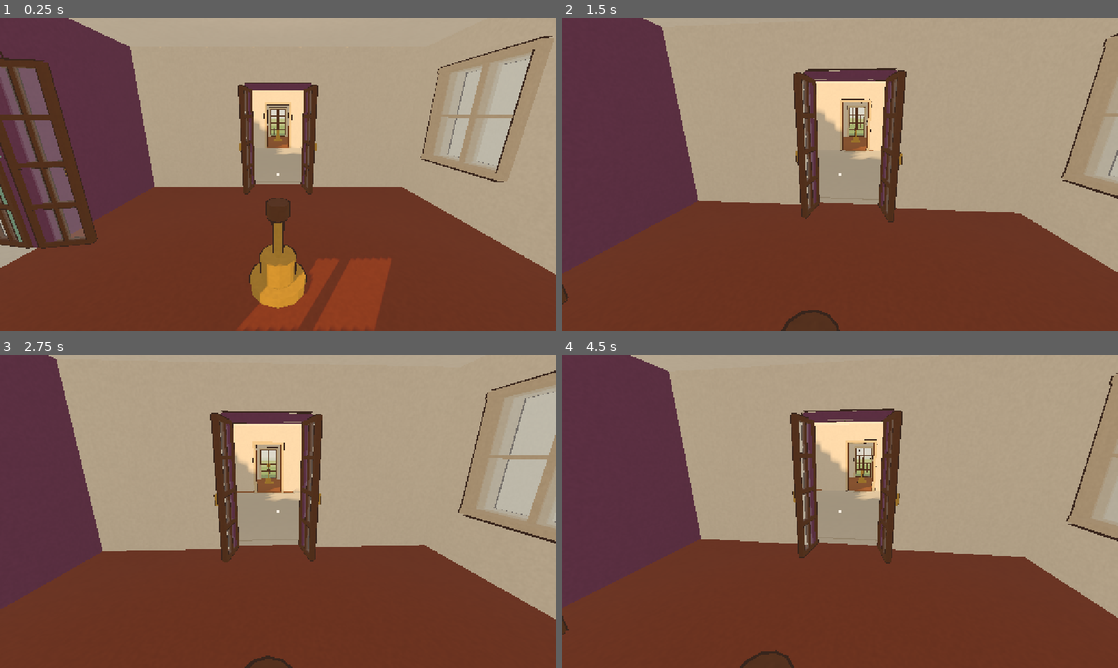
Above: before the commit, frames 1-4 (two rows, left to right).
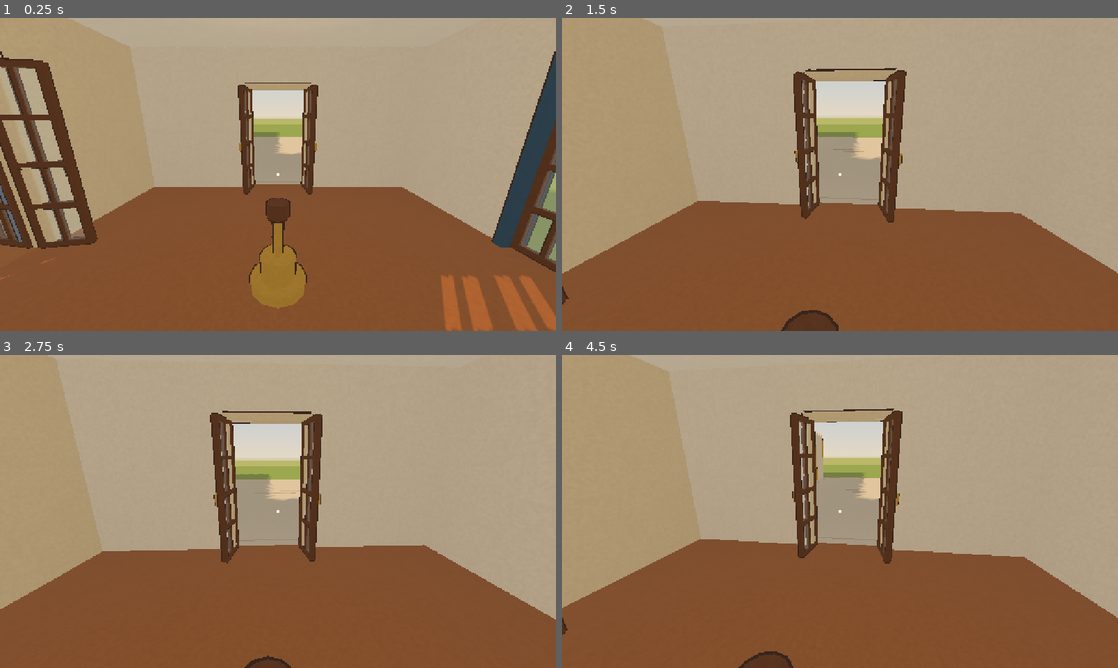
Above: after the commit, the same moments.

Repository: naturalnick/belvedere
Game: Godot game, scene res://scenes/manor.tscn
Two runs of this game, one before a commit and one after it. Both use one fixed random seed, a clock stepped at 60 frames per second and the inputs below.
Inputs (mouse positions are in pixels of both pictures, inside the frame that each line leads up to):
- Up to frame 1 (0.25 s): no input
- Up to frame 2 (1.5 s): tap Enter at 0.5 s; move the mouse to (867, 174) at 0.52 s; hold W from 0.53 s (still down); tap E at 0.6, 1.35 s; click (867, 174) at 0.67 s; move the mouse to (812, 174) at 1.27 s; click (812, 174) at 1.42 s
- Up to frame 3 (2.75 s): keep holding W; move the mouse to (289, 505) at 2.02 s; tap E at 2.1 s; click (289, 505) at 2.17 s
- Up to frame 4 (4.5 s): keep holding W; tap Space at 2.75 s; move the mouse to (834, 517) at 2.77 s; tap E at 2.85, 3.6, 4.35 s; click (834, 517) at 2.92 s; tap Enter at 3.5 s; move the mouse to (878, 514) at 3.52 s; click (878, 514) at 3.67 s; move the mouse to (795, 508) at 4.27 s; click (795, 508) at 4.42 s

The runs differ from the first frame. In frame 1, 55% of the frame differs, in the area x 0-100%, y 0-100%; in frame 2, 54%; in frame 3, 51%; in frame 4, 53%.

Commit message:
Prototype six rooms with three courtyards and lawn access

Diff:
--- a/scripts/manor.gd
+++ b/scripts/manor.gd
@@ -11,6 +11,7 @@
 var won := false
 var slides := 0
 var gap_floor: Node3D
+var gap_floors: Dictionary[int, Node3D] = {}
 var carpet: MeshInstance3D
 var seed_name := "random"
 var perimeter: Array[StaticBody3D] = []
@@ -18,17 +19,24 @@
 
 func _ready() -> void:
 	var demo := false
+	var classic := OS.get_cmdline_user_args().has("--classic")
+	if not classic:
+		seed_name = "courtyard"
 	for arg in OS.get_cmdline_user_args():
 		if arg.begins_with("--seed="):
 			seed_name = arg.trim_prefix("--seed=")
 		elif arg == "--demo":
 			demo = true
-	rules = ManorRules.from_seed(seed_name)
+	if not classic and seed_name not in ["courtyard", "A"]:
+		printerr("The courtyard prototype has one fixed start; use --classic for the old seed table.")
+		get_tree().quit(1)
+		return
+	rules = ManorRules.from_seed(seed_name) if classic else ManorRules.courtyard_start()
 	if rules == null:
 		get_tree().quit(1)
 		return
 	_build_world()
-	for id in ManorRules.HOME:
+	for id in rules.board:
 		if id == -1:
 			continue
 		var room := ManorRoom.new()
@@ -36,13 +44,19 @@
 		room.build(id)
 		room.position = ManorGeometry.center(rules.board.find(id))
 		rooms[id] = room
-	gap_floor = Node3D.new()
-	add_child(gap_floor)
-	ManorGeometry.box(gap_floor, Vector3(6.25, 0.2, 6.25), Vector3(0, -0.1, 0), ManorGeometry.material("DCD6C8", 0.0), true)
-	for d in 4:
-		var edge := ManorGeometry.box(gap_floor, Vector3(5.65, 0.008, 0.04), ManorGeometry.DIRECTIONS[d] * 2.825 + Vector3.UP * 0.004, ManorGeometry.material("C6BEAD", 0.0))
-		edge.rotation.y = -d * PI / 2.0
-	gap_floor.position = ManorGeometry.center(rules.board.find(-1)) + Vector3.DOWN * 0.02
+	for slot_index in 9:
+		if rules.board[slot_index] != -1:
+			continue
+		var floor_node := Node3D.new()
+		add_child(floor_node)
+		ManorGeometry.box(floor_node, Vector3(6.25, 0.2, 6.25), Vector3(0, -0.1, 0), ManorGeometry.material("DCD6C8", 0.0), true)
+		for d in 4:
+			var edge := ManorGeometry.box(floor_node, Vector3(5.65, 0.008, 0.04), ManorGeometry.DIRECTIONS[d] * 2.825 + Vector3.UP * 0.004, ManorGeometry.material("C6BEAD", 0.0))
+			edge.rotation.y = -d * PI / 2.0
+		floor_node.position = ManorGeometry.center(slot_index) + Vector3.DOWN * 0.02
+		gap_floors[slot_index] = floor_node
+		if gap_floor == null:
+			gap_floor = floor_node
 	player = ManorPlayer.new()
 	player.manor = self
 	player.automated = demo
@@ -81,7 +95,7 @@
 		if rules.can_slide(d) and rules.can_walk(d):
 			gap_direction = d
 	player.position = ManorGeometry.center(rules.slot()) - ManorGeometry.DIRECTIONS[gap_direction] * 1.7 + Vector3.UP * 0.02
-	player.aim_at(ManorGeometry.center(rules.board.find(-1)) + Vector3.UP * 0.1)
+	player.aim_at(ManorGeometry.center(rules.slot()) + ManorGeometry.DIRECTIONS[gap_direction] * ManorGeometry.PITCH + Vector3.UP * 0.1)
 	player.camera.rotation.x = deg_to_rad(-16)
 
 func resume_play() -> void:
@@ -120,16 +134,25 @@
 	sun.directional_shadow_mode = DirectionalLight3D.SHADOW_PARALLEL_2_SPLITS
 	sun.directional_shadow_max_distance = 40
 	add_child(sun)
-	ManorGeometry.box(self, Vector3(220, 0.2, 220), Vector3(0, -0.25, 0), ManorGeometry.material("B9C98E", 0.0), true)
-	ManorGeometry.box(self, Vector3(65, 0.02, 65), Vector3(0, -0.14, 0), ManorGeometry.material("9DB86E", 0.0))
+	# Level courtyard/lawn collision avoids an unjumpable step on the return trip.
+	if rules.courtyards:
+		ManorGeometry.barrier(self, Vector3(220, 0.2, 220), Vector3(0, -0.12, 0))
+		ManorGeometry.box(self, Vector3(220, 0.2, 220), Vector3(0, -0.14, 0), ManorGeometry.material("B9C98E", 0.0))
+		# A meadow ring leaves the stone courtyards uncovered, without coplanar grass.
+		for d in 4:
+			var grass_size := Vector3(65, 0.02, 23.125) if d % 2 == 0 else Vector3(23.125, 0.02, 18.75)
+			ManorGeometry.box(self, grass_size, ManorGeometry.DIRECTIONS[d] * 20.9375 + Vector3.DOWN * 0.03, ManorGeometry.material("9DB86E", 0.0))
+	else:
+		ManorGeometry.box(self, Vector3(220, 0.2, 220), Vector3(0, -0.25, 0), ManorGeometry.material("B9C98E", 0.0), true)
+		ManorGeometry.box(self, Vector3(65, 0.02, 65), Vector3(0, -0.14, 0), ManorGeometry.material("9DB86E", 0.0))
 	carpet = ManorGeometry.box(self, Vector3(1.8, 0.025, 13), Vector3(0, 0, 15.8), ManorGeometry.material("B3363A", 0.0))
 	for x in [-0.84, 0.84]:
 		ManorGeometry.box(carpet, Vector3(0.06, 0.006, 13), Vector3(x, 0.016, 0), ManorGeometry.material("C9A04A", 0.0))
 	carpet.visible = false
-	# The open gap has no rail; keep the unsolved puzzle on its 3x3 footprint.
-	for d in 4:
-		var size := Vector3(18.75, 3, 0.1) if d % 2 == 0 else Vector3(0.1, 3, 18.75)
-		perimeter.append(ManorGeometry.barrier(self, size, ManorGeometry.DIRECTIONS[d] * 9.425 + Vector3.UP * 1.5))
+	if not rules.courtyards:
+		for d in 4:
+			var size := Vector3(18.75, 3, 0.1) if d % 2 == 0 else Vector3(0.1, 3, 18.75)
+			perimeter.append(ManorGeometry.barrier(self, size, ManorGeometry.DIRECTIONS[d] * 9.425 + Vector3.UP * 1.5))
 
 func refresh_doors(instant: bool = false) -> void:
 	for id in rooms:
@@ -145,14 +168,33 @@
 	var col := int(floor((p.x + ManorGeometry.PITCH * 1.5) / ManorGeometry.PITCH))
 	var row := int(floor((p.z + ManorGeometry.PITCH * 1.5) / ManorGeometry.PITCH))
 	if row < 0 or row > 2 or col < 0 or col > 2:
+		if rules.courtyards and rules.player == -1:
+			for d in 4:
+				if ManorRules.neighbor(rules.slot(), d) < 0:
+					rules.apply(ManorRules.WALK, d)
+					break
 		return
 	var new_slot := row * 3 + col
+	if rules.player == ManorRules.OUTSIDE:
+		rules.apply(ManorRules.ENTER_GAP, new_slot)
+		return
 	if new_slot == rules.slot():
 		return
 	for d in 4:
 		if ManorRules.neighbor(rules.slot(), d) == new_slot and rules.can_walk(d):
 			rules.apply(ManorRules.WALK, d)
 			return
+	# One physics tick can cross both grid axes at a corner of connected courtyards.
+	if rules.courtyards and rules.player == -1 and rules.board[new_slot] == -1:
+		for d in 4:
+			var middle := ManorRules.neighbor(rules.slot(), d)
+			if middle < 0 or rules.board[middle] != -1:
+				continue
+			for onward in 4:
+				if ManorRules.neighbor(middle, onward) == new_slot:
+					rules.apply(ManorRules.WALK, d)
+					rules.apply(ManorRules.WALK, onward)
+					return
 
 func request_slide(direction: int) -> bool:
 	if sliding:
@@ -164,7 +206,8 @@
 	sliding = true
 	var room := rooms[rules.player]
 	var old_slot := rules.slot()
-	var destination := ManorGeometry.center(rules.board.find(-1))
+	var destination_slot := ManorRules.neighbor(old_slot, direction)
+	var destination := ManorGeometry.center(destination_slot)
 	player.reparent(room, true)
 	player.velocity = Vector3.ZERO
 	# Static door gates close during transit; only the room and rider move.
@@ -176,7 +219,10 @@
 	tween.tween_callback(func() -> void:
 		rules.apply(ManorRules.SLIDE, direction)
 		player.reparent(self, true)
-		gap_floor.position = ManorGeometry.center(old_slot) + Vector3.DOWN * 0.02
+		var vacated_floor: Node3D = gap_floors[destination_slot]
+		gap_floors.erase(destination_slot)
+		gap_floors[old_slot] = vacated_floor
+		vacated_floor.position = ManorGeometry.center(old_slot) + Vector3.DOWN * 0.02
 		slides += 1
 		sliding = false
 		room.show_pull(-1, -1, false)
--- a/scripts/manor_player.gd
+++ b/scripts/manor_player.gd
@@ -108,10 +108,10 @@
 	if not held:
 		return
 	selected_direction = direction
-	var valid := -1
+	var valid := 0
 	for d in 4:
 		if manor.rules.can_slide(d):
-			valid = d
+			valid |= 1 << d
 	var room: ManorRoom = manor.rooms[manor.rules.player]
 	room.show_pull(direction, valid, true)
 
--- a/scripts/manor_room.gd
+++ b/scripts/manor_room.gd
@@ -89,13 +89,13 @@
 		arrow.visible = false
 		arrows.append(arrow)
 
-func show_pull(direction: int, valid_direction: int, held: bool) -> void:
+func show_pull(direction: int, valid_directions: int, held: bool) -> void:
 	if lever_motion:
 		lever_motion.kill()
 	for d in 4:
 		arrows[d].visible = held
 		for mesh: MeshInstance3D in arrows[d].get_children():
-			mesh.material_override = ManorGeometry.material("F5DE8D" if d == valid_direction else "85744E", 0.006)
+			mesh.material_override = ManorGeometry.material("F5DE8D" if held and (valid_directions & (1 << d)) != 0 else "85744E", 0.006)
 	var target := Vector3.ZERO
 	if direction >= 0:
 		var v: Vector3 = ManorGeometry.DIRECTIONS[direction]
--- a/scripts/manor_rules.gd
+++ b/scripts/manor_rules.gd
@@ -1,6 +1,6 @@
 class_name ManorRules
 extends RefCounted
-## Scene-independent state. Player is a room id, or -1 for the gap.
+## Player is a room id, -1 for a gap (gap_slot in courtyard mode), or OUTSIDE.
 
 const HOME := [0, 1, 2, 3, -1, 5, 6, 7, 8]
 const N := 0
@@ -9,12 +9,17 @@
 const W := 3
 const WALK := 0
 const SLIDE := 1
+const ENTER_GAP := 2
+const OUTSIDE := -2
+const COURTYARD_START := [-1, 2, 5, 0, 1, 3, 7, -1, -1]
 const WINDOW := 0
 const DOOR := 1
 const FRONT := 2
 
 var board: PackedInt32Array
 var player: int
+var courtyards := false
+var gap_slot := -1
 
 func _init(layout: PackedInt32Array = PackedInt32Array(HOME), occupant: int = 7) -> void:
 	board = layout.duplicate()
@@ -42,22 +47,35 @@
 	return room >= 0 and side(room, direction) == DOOR
 
 func slot() -> int:
+	if courtyards and player < 0:
+		return gap_slot if player == -1 else -1
 	return board.find(player)
 
 func can_walk(direction: int) -> bool:
+	if player == OUTSIDE or direction < N or direction > W:
+		return false
 	var q := neighbor(slot(), direction)
 	if q < 0:
-		return false
+		return courtyards and player == -1
 	var other := board[q]
 	return (player == -1 or doorway(player, direction)) and (other == -1 or doorway(other, opposite(direction)))
 
 func can_slide(direction: int) -> bool:
 	var q := neighbor(slot(), direction)
-	return player != -1 and q >= 0 and board[q] == -1
+	return player >= 0 and q >= 0 and board[q] == -1
+
+func can_enter_gap(destination: int) -> bool:
+	return courtyards and player == OUTSIDE and destination >= 0 and destination < 9 and board[destination] == -1 and destination != 4
 
 func apply(kind: int, direction: int) -> bool:
+	if kind == ENTER_GAP and can_enter_gap(direction):
+		player = -1
+		gap_slot = direction
+		return true
 	if kind == WALK and can_walk(direction):
-		player = board[neighbor(slot(), direction)]
+		var destination := neighbor(slot(), direction)
+		player = OUTSIDE if destination < 0 else board[destination]
+		gap_slot = destination if player == -1 else -1
 		return true
 	if kind == SLIDE and can_slide(direction):
 		var p := slot()
@@ -69,6 +87,11 @@
 
 func moves() -> Array[Vector2i]:
 	var result: Array[Vector2i] = []
+	if player == OUTSIDE:
+		for destination in 9:
+			if can_enter_gap(destination):
+				result.append(Vector2i(ENTER_GAP, destination))
+		return result
 	for d in 4:
 		if can_walk(d):
 			result.append(Vector2i(WALK, d))
@@ -77,27 +100,44 @@
 	return result
 
 func solved() -> bool:
-	return board == PackedInt32Array(HOME)
+	return not courtyards and board == PackedInt32Array(HOME)
 
 func copy() -> ManorRules:
-	return ManorRules.new(board, player)
+	var result := ManorRules.new(board, player)
+	result.courtyards = courtyards
+	result.gap_slot = gap_slot
+	return result
 
 func valid() -> bool:
 	var ordered := Array(board)
 	ordered.sort()
+	if courtyards:
+		return ordered == [-1, -1, -1, 0, 1, 2, 3, 5, 7] and (player == OUTSIDE or (player == -1 and gap_slot >= 0 and gap_slot < 9 and board[gap_slot] == -1) or (player >= 0 and board.has(player)))
 	return ordered == [-1, 0, 1, 2, 3, 5, 6, 7, 8] and board.has(player)
 
 func key() -> int:
 	var value := 0
 	for i in 9:
 		value |= (board[i] + 1) << (i * 4)
+	if courtyards:
+		# Separate open cells and the lawn must not alias one another in state keys.
+		return value | ((player + 2) << 36) | ((gap_slot + 1) << 40) | (1 << 44)
 	return value | ((player + 1) << 36)
 
 static func from_key(value: int) -> ManorRules:
 	var layout := PackedInt32Array()
 	for i in 9:
 		layout.append(((value >> (i * 4)) & 15) - 1)
-	return ManorRules.new(layout, (value >> 36) - 1)
+	var courtyard_mode := (value & (1 << 44)) != 0
+	var result := ManorRules.new(layout, ((value >> 36) & 15) - (2 if courtyard_mode else 1))
+	result.courtyards = courtyard_mode
+	result.gap_slot = ((value >> 40) & 15) - 1 if courtyard_mode else -1
+	return result
+
+static func courtyard_start() -> ManorRules:
+	var result := ManorRules.new(PackedInt32Array(COURTYARD_START), 7)
+	result.courtyards = true
+	return result
 
 static func from_seed(seed_name: String) -> ManorRules:
 	match seed_name:
--- /dev/null
+++ b/tests/courtyard_tests.gd
@@ -0,0 +1,109 @@
+extends SceneTree
+
+var checks := 0
+var failures := 0
+var main: Manor
+
+func _initialize() -> void:
+	call_deferred("run")
+
+func check(condition: bool, message: String) -> void:
+	checks += 1
+	if not condition:
+		failures += 1
+		printerr("FAIL: ", message)
+
+func run() -> void:
+	var state := ManorRules.courtyard_start()
+	check(state.valid() and state.board.count(-1) == 3, "six distinct rooms and three gaps")
+	check(state.apply(ManorRules.WALK, ManorRules.E) and state.slot() == 7, "walk into first gap")
+	var first_key := state.key()
+	check(state.apply(ManorRules.WALK, ManorRules.E) and state.slot() == 8, "walk into second gap")
+	check(state.key() != first_key, "gaps have distinct player positions")
+	check(not state.can_slide(ManorRules.N), "no slides while in a gap")
+	check(state.apply(ManorRules.WALK, ManorRules.S) and state.player == ManorRules.OUTSIDE, "edge gap exits to lawn")
+	check(not state.apply(ManorRules.ENTER_GAP, 4), "cannot enter interior cell from lawn")
+	check(not state.apply(ManorRules.ENTER_GAP, 6), "cannot enter occupied perimeter cell from lawn")
+	check(not state.can_slide(ManorRules.N), "no slides from lawn")
+	check(state.apply(ManorRules.ENTER_GAP, 0) and state.slot() == 0, "can reenter through a different edge gap")
+	check(not state.can_walk(ManorRules.S), "window facing gap still blocks walking")
+	check(state.apply(ManorRules.WALK, ManorRules.E) and state.player == 2, "gap can enter matching doorway")
+	state = ManorRules.courtyard_start()
+	check(state.apply(ManorRules.SLIDE, ManorRules.E) and state.slot() == 7, "slide targets adjacent gap, not first board gap")
+	check(state.can_slide(ManorRules.E) and state.can_slide(ManorRules.W), "multiple simultaneous legal slides")
+	check(state.apply(ManorRules.SLIDE, ManorRules.E) and state.slot() == 8, "choose second gap")
+	check(not state.can_slide(ManorRules.E) and not state.can_walk(ManorRules.E), "house boundary blocks slides and exterior doors")
+	var rng := RandomNumberGenerator.new()
+	rng.seed = 60203
+	for i in 3000:
+		var actions := state.moves()
+		check(not actions.is_empty(), "prototype has a legal action")
+		if actions.is_empty():
+			break
+		var action := actions[rng.randi_range(0, actions.size() - 1)]
+		check(state.apply(action.x, action.y), "enumerated action applies")
+		check(state.valid(), "walks and slides preserve courtyard state")
+		check(state.copy().key() == state.key(), "copy retains gap and outside position")
+		check(ManorRules.from_key(state.key()).key() == state.key(), "key round trip retains prototype state")
+		check(not state.solved(), "prototype never triggers legacy solve")
+	main = load("res://scenes/manor.tscn").instantiate()
+	root.add_child(main)
+	main.player.automated = true
+	await physics_frame
+	await physics_frame
+	check(main.rules.courtyards and main.rooms.size() == 6 and main.gap_floors.size() == 3, "default launch builds new room setup")
+	check(main.perimeter.is_empty(), "no house perimeter barrier")
+	var original := main.rules.copy()
+	var original_position := main.player.position
+	main.rules.board = PackedInt32Array([-1, -1, 2, 0, -1, 3, 7, 1, 5])
+	main.rules.player = -1
+	main.rules.gap_slot = 0
+	main.player.position = Vector3(-3.12, 0, -3.12)
+	main.update_occupant()
+	check(main.rules.slot() == 4, "diagonal corner crossing tracks connected gaps")
+	main.rules = original
+	main.player.position = original_position
+	var driver: Node = load("res://tools/demo_driver.gd").new()
+	root.add_child(driver)
+	driver.main = main
+	driver.started = Time.get_ticks_msec()
+	await driver.walk_direction(ManorRules.E)
+	await driver.walk_direction(ManorRules.E)
+	check(main.rules.slot() == 8, "physical walking tracks consecutive gaps")
+	await driver.walk_to(Vector3(6.25, 0, 11))
+	check(main.rules.player == ManorRules.OUTSIDE, "physical exit from gap")
+	await driver.walk_to(Vector3(11, 0, 11))
+	await driver.walk_to(Vector3(11, 0, -11))
+	await driver.walk_to(Vector3(-6.25, 0, -11))
+	await driver.walk_to(ManorGeometry.center(0))
+	check(main.rules.player == -1 and main.rules.slot() == 0, "walk around house and reenter different gap")
+	await driver.walk_direction(ManorRules.E)
+	check(main.rules.player == 2, "can enter room after outside excursion")
+	await driver.approach_lever(main.rooms[2])
+	main.player.aim_at(main.rooms[2].lever.global_position + Vector3.UP * 0.8)
+	check(main.player.begin_interact(), "lever raycast reaches lever after reentry")
+	main.player.select_pull(ManorRules.W)
+	var local := main.rooms[2].to_local(main.player.global_position)
+	main.player.release_interact()
+	check(main.sliding, "lever begins slide after reentry")
+	while main.sliding:
+		await process_frame
+	check(main.rules.slot() == 0 and main.gap_floors.has(1), "slide updates the correct gap floor")
+	check(main.rooms[2].to_local(main.player.global_position).distance_to(local) < 0.001, "player rides slide")
+	check(not main.won and not main.carpet.visible, "no reward or finale")
+	for id in main.rooms:
+		for door in main.rooms[id].doors:
+			if door.is_front or ManorRules.neighbor(main.rules.board.find(id), door.direction) < 0:
+				check(not door.opened and door.gate.collision_layer == 1, "outside-facing doors stay blocked")
+	# Study east is a window: collisions must agree with the blocked logical move.
+	main.player.position = main.rooms[2].position + Vector3(1.6, 0.02, 1.6)
+	main.player.velocity = Vector3.ZERO
+	main.player.bot_drive = Vector3.RIGHT
+	await create_timer(1.0).timeout
+	check(main.rules.player == 2 and main.player.position.x < main.rooms[2].position.x + 2.75, "window remains physically blocked")
+	main.player.bot_drive = Vector3.ZERO
+	print("Courtyard: %d checks, %d failures" % [checks, failures])
+	main.queue_free()
+	driver.queue_free()
+	await process_frame
+	quit(1 if failures else 0)
--- a/tools/demo_driver.gd
+++ b/tools/demo_driver.gd
@@ -17,14 +17,17 @@
 			shots_dir = arg.trim_prefix("--shots=")
 		if arg.begins_with("--mode="):
 			mode = arg.trim_prefix("--mode=")
-	if mode not in ["solve", "review"]:
-		printerr("Capture mode must be solve or review")
+	if mode not in ["solve", "review", "courtyard"]:
+		printerr("Capture mode must be solve, review or courtyard")
 		get_tree().quit(1)
 		return
 	DirAccess.make_dir_recursive_absolute(shots_dir)
 	started = Time.get_ticks_msec()
-	# Remove only this run's six outputs so stale success frames cannot survive.
-	for name_value in ["01_spawn", "02_window", "03_lever_held", "04_mid_slide", "05_solved", "06_front_door_open"]:
+	# Remove this mode's outputs so stale success frames cannot survive a failed run.
+	var shot_names := ["01_spawn", "02_window", "03_lever_held", "04_mid_slide", "05_solved", "06_front_door_open"]
+	if mode == "courtyard":
+		shot_names = ["01_spawn", "02_courtyards", "03_outside", "04_lever_held", "05_mid_slide", "06_multiple_directions", "07_shifted"]
+	for name_value in shot_names:
 		DirAccess.remove_absolute(shots_dir.path_join(name_value + ".png"))
 	DisplayServer.window_move_to_foreground()
 	get_window().grab_focus()
@@ -36,6 +39,11 @@
 		await shot("00_play_gate")
 		await check_pointer_input()
 	await shot("01_spawn")
+	if mode == "courtyard":
+		await courtyard_views()
+		print("Courtyard capture: %d screenshots; %d checks, %d failures; %.2fs" % [shot_count, checks, failures, elapsed()])
+		get_tree().quit(1 if failures else 0)
+		return
 	print("Spawn room %d slot %d, gap slot %d, yaw %.1f°" % [main.rules.player, main.rules.slot(), main.rules.board.find(-1), rad_to_deg(main.player.rotation.y)])
 	if mode == "review":
 		await review_views()
@@ -109,6 +117,55 @@
 	print("Capture: %d screenshots; %d checks, %d failures; %d slides; %.2fs" % [shot_count, checks, failures, main.slides, elapsed()])
 	get_tree().quit(1 if failures else 0)
 
+func courtyard_views() -> void:
+	_check(main.rules.courtyards and main.rooms.size() == 6 and main.gap_floors.size() == 3, "six-room courtyard scene")
+	await check_pointer_input()
+	await walk_direction(ManorRules.E)
+	await walk_direction(ManorRules.E)
+	_check(main.rules.player == -1 and main.rules.slot() == 8, "walk across two distinct gaps")
+	main.player.aim_at(Vector3(-3, 1.4, 0))
+	await shot("02_courtyards")
+	await walk_to(Vector3(6.25, 0, 11))
+	_check(main.rules.player == ManorRules.OUTSIDE, "walk from edge gap onto lawn")
+	_check(not main.request_slide(ManorRules.N), "cannot slide from lawn")
+	await walk_to(Vector3(11, 0, 11))
+	main.player.aim_at(Vector3(0, 1.4, 0))
+	await shot("03_outside")
+	await walk_to(Vector3(6.25, 0, 11))
+	await walk_to(ManorGeometry.center(8))
+	_check(main.rules.player == -1 and main.rules.slot() == 8, "return from lawn onto courtyard floor")
+	await walk_direction(ManorRules.W)
+	await walk_direction(ManorRules.W)
+	_check(main.rules.player == 7, "return through doorway to Foyer")
+	await approach_lever(main.rooms[7])
+	main.player.aim_at(main.rooms[7].lever.global_position + Vector3.UP * 0.8)
+	await hold_lever_input(ManorRules.E, true)
+	await shot("04_lever_held")
+	var local := main.rooms[7].to_local(main.player.global_position)
+	release_lever_input(true)
+	await get_tree().create_timer(0.7).timeout
+	_check(main.sliding, "input starts courtyard slide")
+	_check(main.rooms[7].to_local(main.player.global_position).distance_to(local) < 0.001, "rider stays on moving room")
+	await shot("05_mid_slide")
+	while main.sliding:
+		await get_tree().process_frame
+	_check(main.rules.slot() == 7 and main.gap_floors.has(6) and not main.gap_floors.has(7), "selected gap is filled and old slot becomes a gap")
+	await get_tree().create_timer(0.5).timeout
+	main.player.aim_at(main.rooms[7].lever.global_position + Vector3.UP * 0.8)
+	await hold_lever_input(ManorRules.E, false)
+	_check(main.rules.can_slide(ManorRules.E) and main.rules.can_slide(ManorRules.W), "two lever choices available")
+	await shot("06_multiple_directions")
+	release_lever_input(false)
+	while main.sliding:
+		await get_tree().process_frame
+	_check(main.rules.slot() == 8 and main.rules.board[8] == 7, "second slide chooses east, not first gap in board")
+	_check(not main.won and not main.carpet.visible, "prototype has no solve reward")
+	for door in main.rooms[7].doors:
+		if door.is_front or ManorRules.neighbor(8, door.direction) < 0:
+			_check(not door.opened and door.gate.collision_layer == 1, "exterior doors stay closed")
+	main.player.aim_at(Vector3(0, 1.4, 0))
+	await shot("07_shifted")
+
 
 func capture_window() -> bool:
 	var room: ManorRoom = main.rooms[main.rules.player]
Not shown, added: tests/courtyard_tests.gd.uid
Not shown, changed: AGENTS.md
Not shown, changed: docs/SPEC.md
Not shown, changed: tools/capture.sh
Not shown, changed: tools/fun_test.sh
Not shown, changed: tools/test.sh
